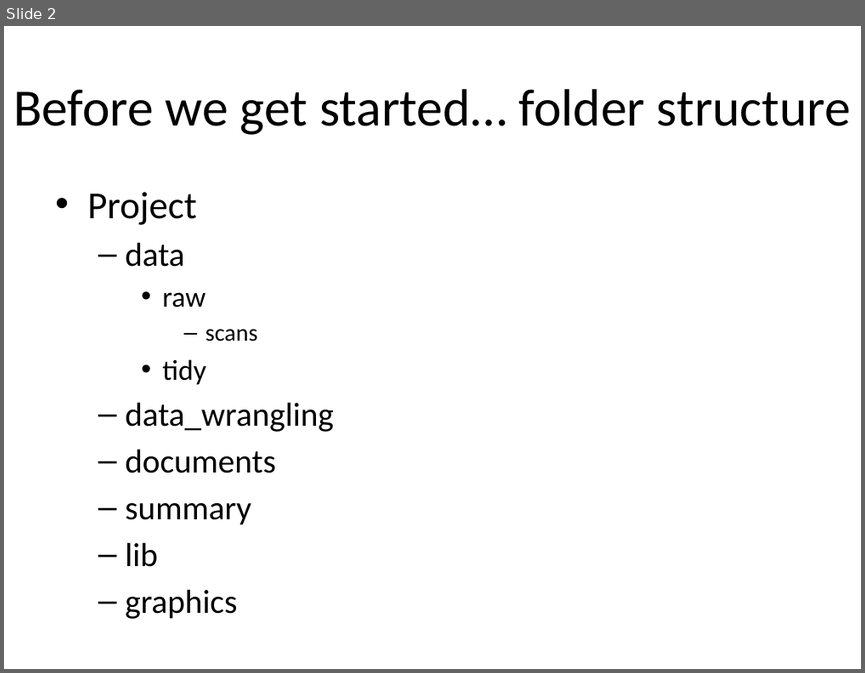
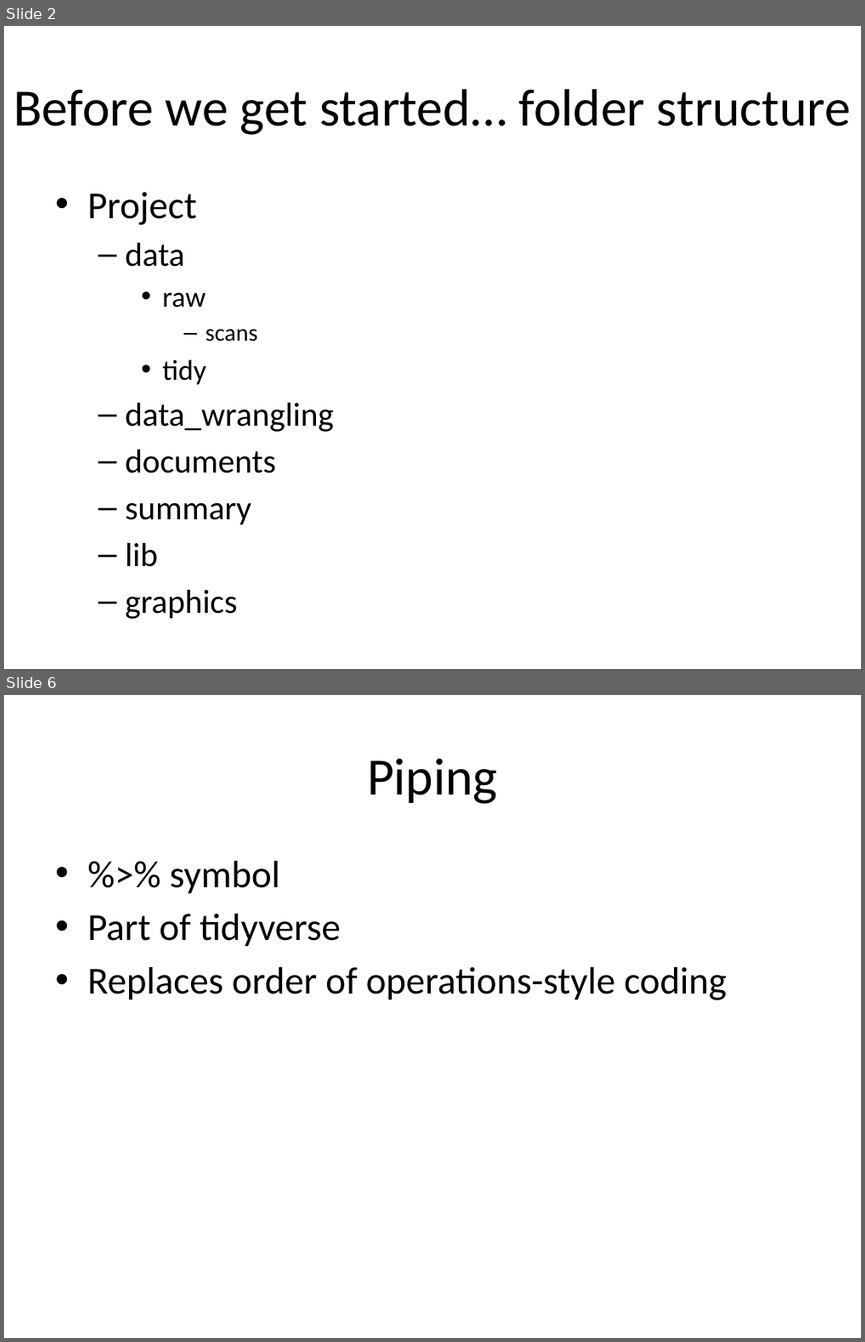
Before and after one commit to EEOB590A-Fall-2019/Course-Materials, a slide deck: 3. Data wrangling/Data_wrangling.pptx. Shown one above the other, each under a label of ours: slide 2 before the commit, slides 2 and 6 after it; the slides between them are not shown. The pictures are 865x673 and 865x1342 pixels, drawn with LibreOffice and Linux fonts; fonts in the diff are those of the drawing. Boxes give left, top, right and bottom in pixels: in the first picture for what was removed or moved away, otherwise in the second. Text is boxed around its words. In the diff, an @@ line names an element or a change of style, - is before the commit and + after.

```diff
--- a/3. Data wrangling/Data_wrangling.pptx
+++ b/3. Data wrangling/Data_wrangling.pptx
@@ slide 6 added at <box>4,695,861,1338</box>, background #FFFFFF @@
@@ title added at <box>367,758,498,804</box>, 44 pt, text #000000 @@
+Piping
@@ text added at <box>87,861,726,1000</box>, 32 pt, text #000000 @@
+• %>% symbol
+• Part of tidyverse
+• Replaces order of operations-style coding
```
Also in this commit, not shown: 5 slides changed, 3 other slides added, 2 slides removed, 1 other file.
